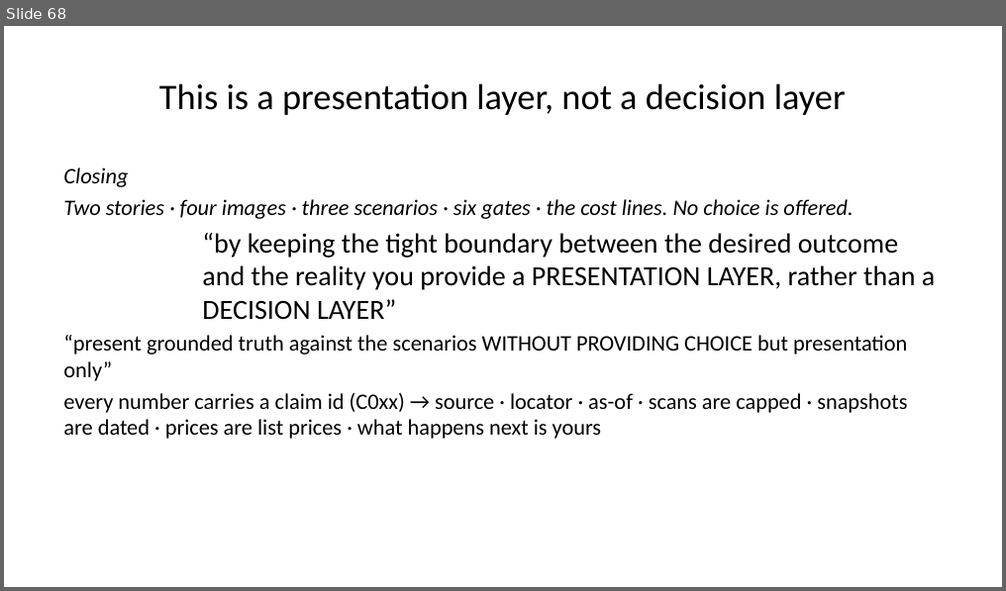
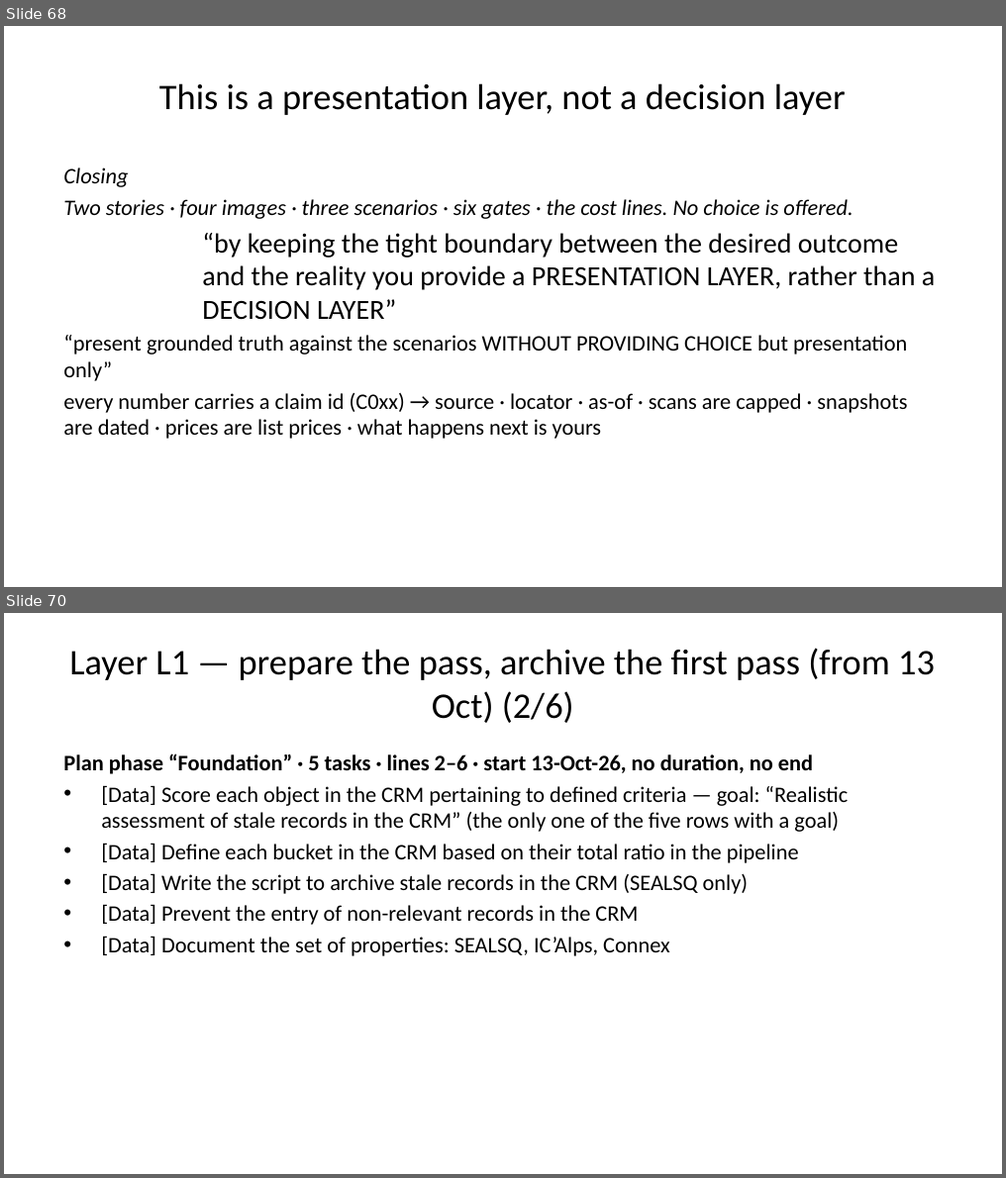
Before and after one commit to Wkayaobama/presentation-builder, a slide deck: Finished Presentations/crm-three-scenarios.pptx. Shown one above the other, each under a label of ours: slide 68 before the commit, slides 68 and 70 after it; the slides between them are not shown. The pictures are 1006x591 and 1006x1178 pixels, drawn with LibreOffice and Linux fonts; fonts in the diff are those of the drawing. Boxes give left, top, right and bottom in pixels: in the first picture for what was removed or moved away, otherwise in the second. Text is boxed around its words. In the diff, an @@ line names an element or a change of style, - is before the commit and + after.

```diff
--- a/Finished Presentations/crm-three-scenarios.pptx
+++ b/Finished Presentations/crm-three-scenarios.pptx
@@ slide 70 added at (x1=4, y1=613, x2=1002, y2=1174), background #FFFFFF @@
@@ title added at (x1=69, y1=648, x2=935, y2=723), 26 pt, text #000000 @@
+Layer L1 — prepare the pass, archive the first pass (from 13 Oct) (2/6)
@@ text added at (x1=63, y1=754, x2=847, y2=957), 16 pt, text #000000 @@
+Plan phase “Foundation” · 5 tasks · lines 2–6 · start 13-Oct-26, no duration, no end
+• [Data] Score each object in the CRM pertaining to defined criteria — goal: “Realistic assessment of stale records in the CRM” (the only one of the five rows with a goal)
+• [Data] Define each bucket in the CRM based on their total ratio in the pipeline
+• [Data] Write the script to archive stale records in the CRM (SEALSQ only)
+• [Data] Prevent the entry of non-relevant records in the CRM
+• [Data] Document the set of properties: SEALSQ, IC’Alps, Connex
```
Also in this commit, not shown: 14 other slides added, 14 other files.
